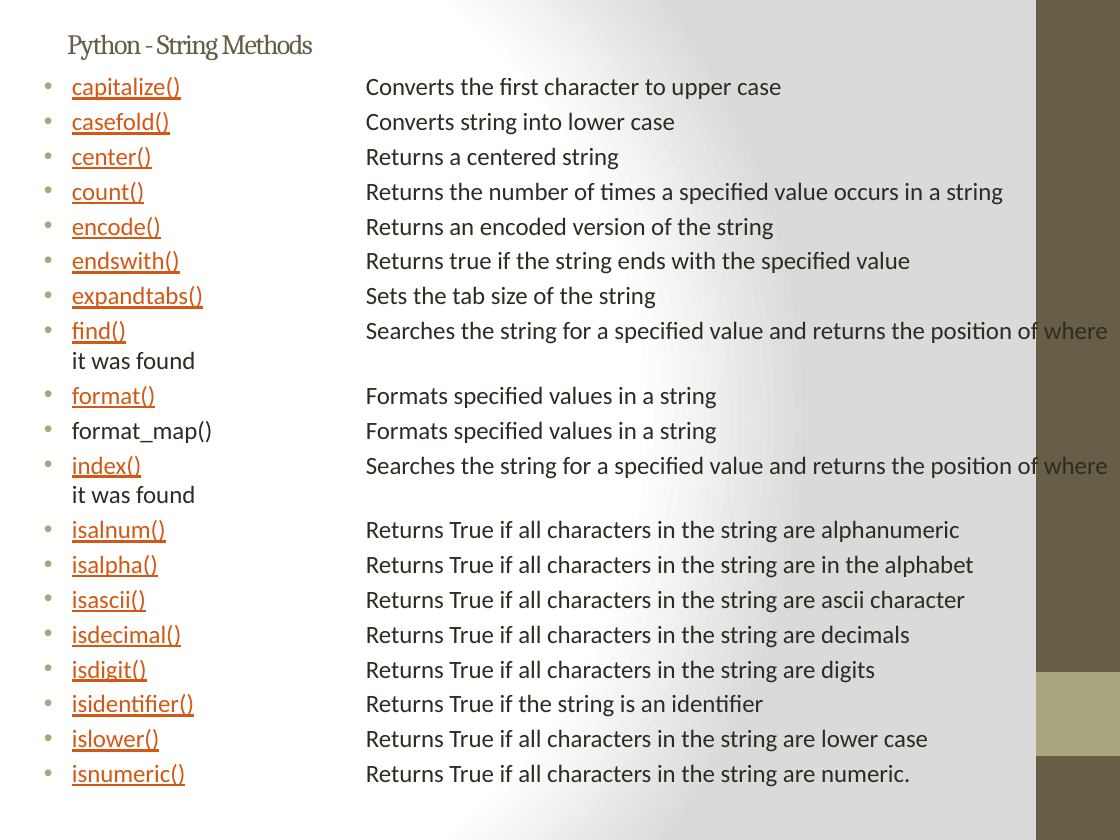
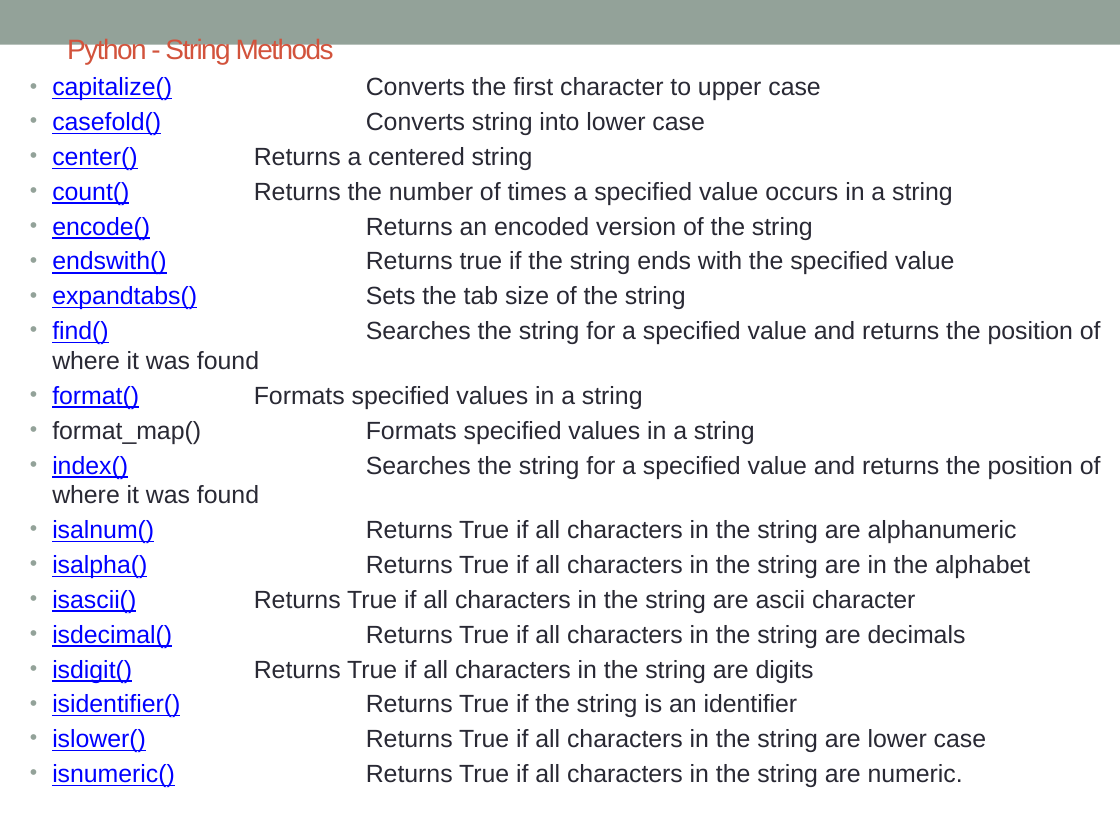
Before and after one commit to sudishkumar93/AWSclass, a slide deck: slide 22 of Phyton.pptx. Drawn at 1120x840 pixels with LibreOffice and Linux fonts; fonts in the diff are those of the drawing. Boxes give left, top, right and bottom in pixels: in the first picture for what was removed or moved away, otherwise in the second. Text is boxed around its words. In the diff, an @@ line names an element or a change of style, - is before the commit and + after.

```diff
--- a/Phyton.pptx
+++ b/Phyton.pptx
@@ background gradient #FFFFFF to #DADADA to #FFFFFF @@
@@ rectangle added at <box>0,0,1120,45</box>, fill #93A299 @@
@@ rectangle removed at <box>1036,0,1120,840</box> @@
@@ title "Python - String Methods" at <box>67,37,334,64</box>: font Cambria to Arial, text colour #675E47 to #D2533C @@
@@ text "capitalize() Converts the first character ..." at <box>52,77,1101,787</box>: font Calibri to Arial; text colour #D25814 to #0000FF in "capitalize()", "casefold()", "center()", "count()" and 14 more places; text colour #2F2B20 to #292934 in "Converts the first character to upper case", "Converts string into lower case", "Returns a centered string", "Returns the number of times a specified ..." and 15 more places; indent changed; bullet colour #A9A57C to #93A299 @@
@@ rectangle removed at <box>1036,672,1120,756</box> @@
```
Also in this commit, not shown: 22 other slides changed, 1 slide added.
